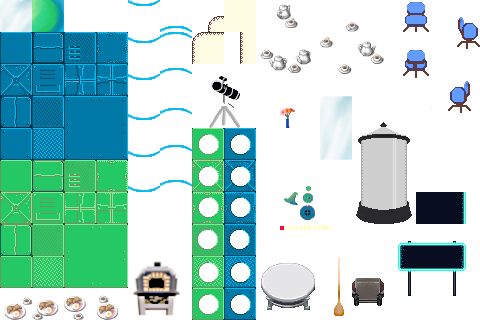
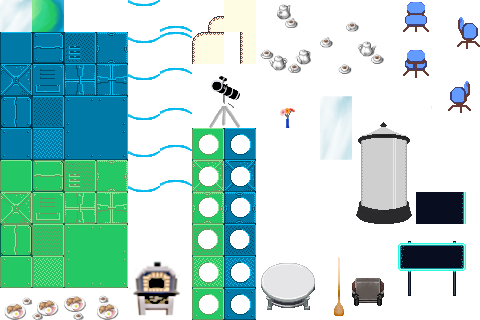
Comparing the layer stacks of the two (480, 320) images. Changes:
removed layer "3rd" over [306, 186, 311, 191]
removed layer "2ndF" over [303, 193, 313, 203]
removed layer "1stF" over [300, 205, 315, 220]
removed layer "YOU ARE HERE" over [284, 225, 330, 231]
removed layer "test_karte" over [280, 189, 310, 230]
removed layer "karte" over [284, 192, 298, 205]
